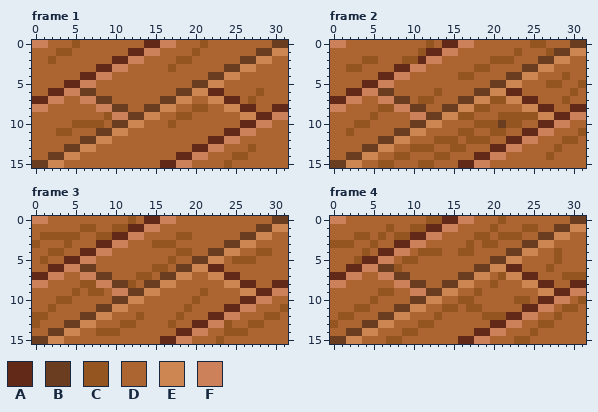
One commit to this pixel-art file: project/raw_assets/source/Wood_Floor.ase. Above is the file before it was changed.
32x16 pixels, 9 frames. Colours within 5 levels of each other are drawn and written as one. Shown: frame 1, frame 2, frame 3, frame 4. The commit also changed other frames, which this record leaves out.
Palette (. is transparent): A #622818  B #6a3c20  C #945520  D #ac6531  E #cd8552  F #cd815a
The result:
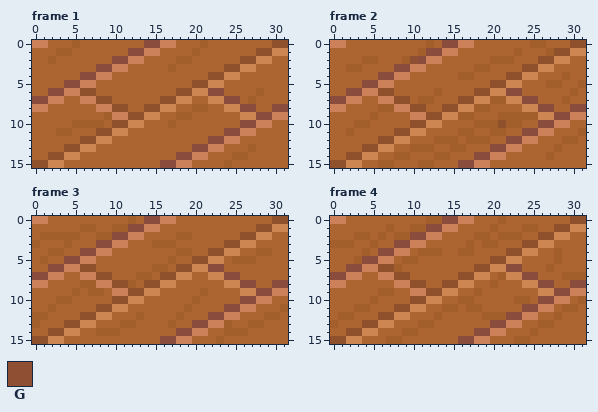
Colours new in this view: G #8e4f32
The commit says: Updated floor tiles & Room
Change:
{"change": "layer \"Details\" opacity 100% -> 38%"}
{"colour":"A","old":"#622818","new":"#8a4c3d"}
{"colour":"B","old":"#6a3c20","new":"#8f502c"}
{"colour":"C","old":"#945520","new":"#a35f2b"}
{"where": "frame 2, layer \"Base_Floor\""}
{"frame":2,"y":2,"x":10,"old":"C","new":"G"}
